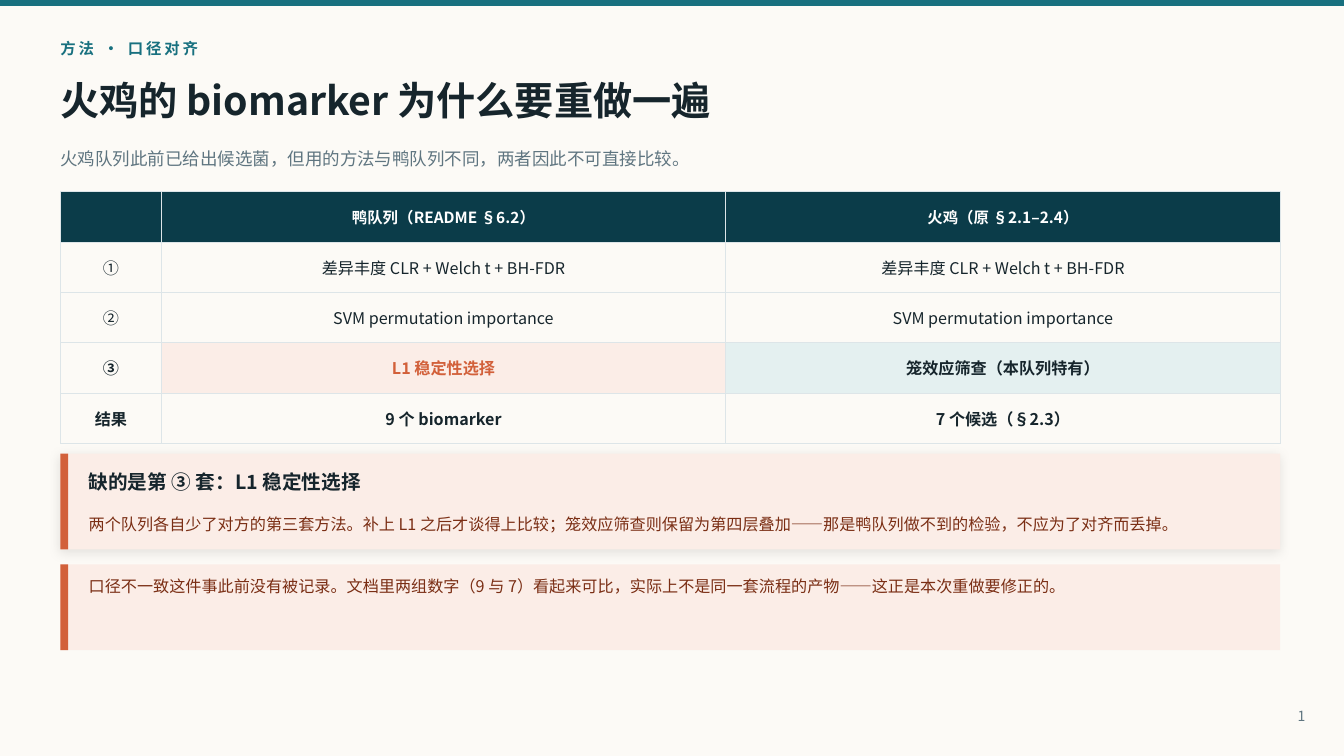
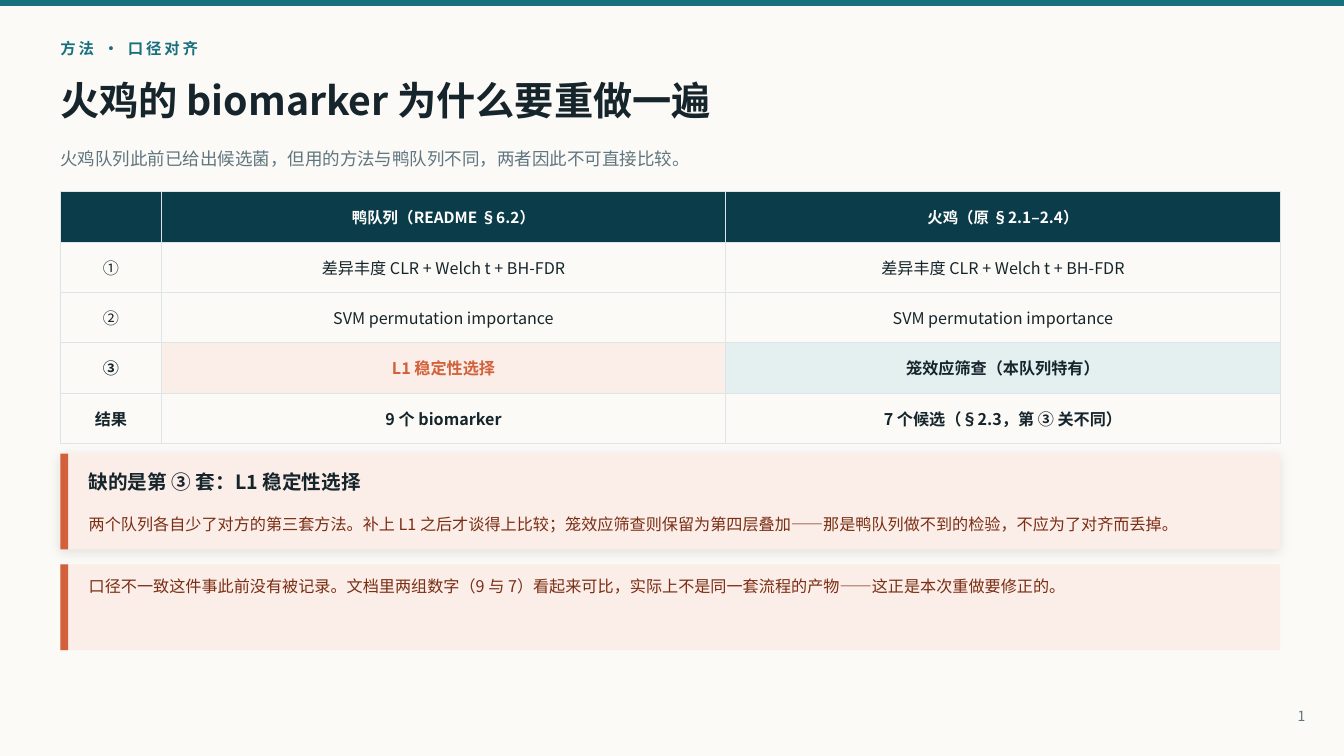
Before and after one commit to pengsihua2023/Christina-machine-learning-project, a slide deck: slide 1 of slides/Turkey_Biomarkers_CH.pptx. Drawn at 1344x756 pixels with LibreOffice and Linux fonts; fonts in the diff are those of the drawing. Boxes give left, top, right and bottom in pixels: in the first picture for what was removed or moved away, otherwise in the second. Text is boxed around its words. In the diff, an @@ line names an element or a change of style, - is before the commit and + after.

```diff
--- a/slides/Turkey_Biomarkers_CH.pptx
+++ b/slides/Turkey_Biomarkers_CH.pptx
@@ table at (x1=60, y1=192, x2=1280, y2=431) @@
-row 5, column 3: 7 个候选（§2.3）
+row 5, column 3: 7 个候选（§2.3，第 ③ 关不同）
```
Also in this commit, not shown: 1 other slide changed, 6 other files.
